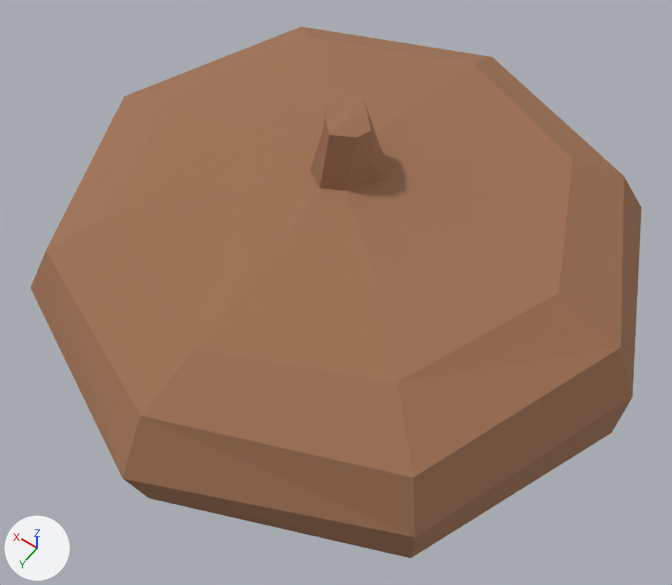
The glTF model models/Cosmetic_AcornCap.glb: old version first, new version second.
One viewpoint serves both versions: a 50 mm lens placed at (-0.593, 0.856, 1.118), pointed at (-0.045, 0.089, -0.087). Lighting does not change. The marker at lower left points along +X, +Y and +Z. The older version comes first. Where no turn or scale is listed for an object, it has been applied to the vertices. Vertices at exactly the same position are counted once.

Objects in the first picture: 'Acorn_Cap'.
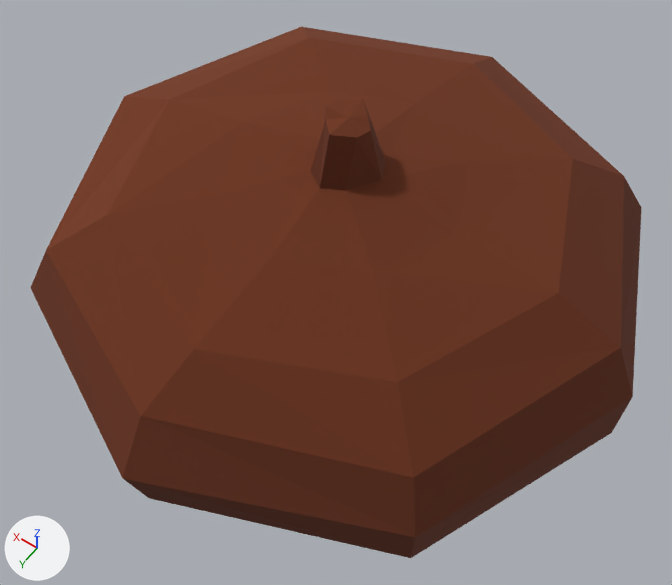
Where the change shows, as pixel boxes (x1, y1, x2, y2) in the pictures (672 x 585 px):
```json
{"object": "Acorn_Cap", "change": "recoloured", "before": [31, 27, 642, 558], "after": [31, 27, 642, 558], "on screen": "darker"}
```

Scene script edits in JSON lines:
```json
{"block": "mat_lambert3sg_002", "where": "n0 = _N.new('ShaderNodeBsdfPrincipled'); n0.name = 'Principled BSDF'"}
{"op": "remove", "block": "mat_lambert3sg_002", "code": "n0.inputs[0].default_value = (0.35, 0.17, 0.09, 1.0)  # 'Base Color', brown #a07355"}
{"op": "add", "block": "mat_lambert3sg_002", "code": "n2 = _N.new('ShaderNodeMix'); n2.name = 'Mix'"}
{"op": "add", "block": "mat_lambert3sg_002", "code": "n2.data_type = 'RGBA'"}
{"op": "add", "block": "mat_lambert3sg_002", "code": "n2.blend_type = 'MULTIPLY'"}
{"op": "add", "block": "mat_lambert3sg_002", "code": "n2.inputs[0].default_value = 1.0  # 'Factor'"}
{"op": "add", "block": "mat_lambert3sg_002", "code": "n2.inputs[7].default_value = (0.35, 0.17, 0.09, 1.0)  # 'B', brown #a07355"}
{"op": "add", "block": "mat_lambert3sg_002", "code": "n3 = _N.new('ShaderNodeVertexColor'); n3.name = 'Color Attribute'"}
{"op": "add", "block": "mat_lambert3sg_002", "code": "_L.new(n2.outputs[2], n0.inputs[0])  # 'Result' to 'Base Color'"}
{"op": "add", "block": "mat_lambert3sg_002", "code": "_L.new(n3.outputs[0], n2.inputs[6])  # 'Color' to 'A'"}
{"block": "me_node_mesh_002", "where": "me_node_mesh_002.from_pydata(...)  # 65 vertices, 120 faces; spans x -0.525..0.525, y -0.539..0.54, z 0.282..0.711"}
{"block": "me_node_mesh_002", "where": "# used by ob_acorn_cap; location = (0.0, 0.0, -0.506)"}
{"block": "me_node_mesh_002", "change": "me_node_mesh_002 part 1: vertex colours changed"}
```
